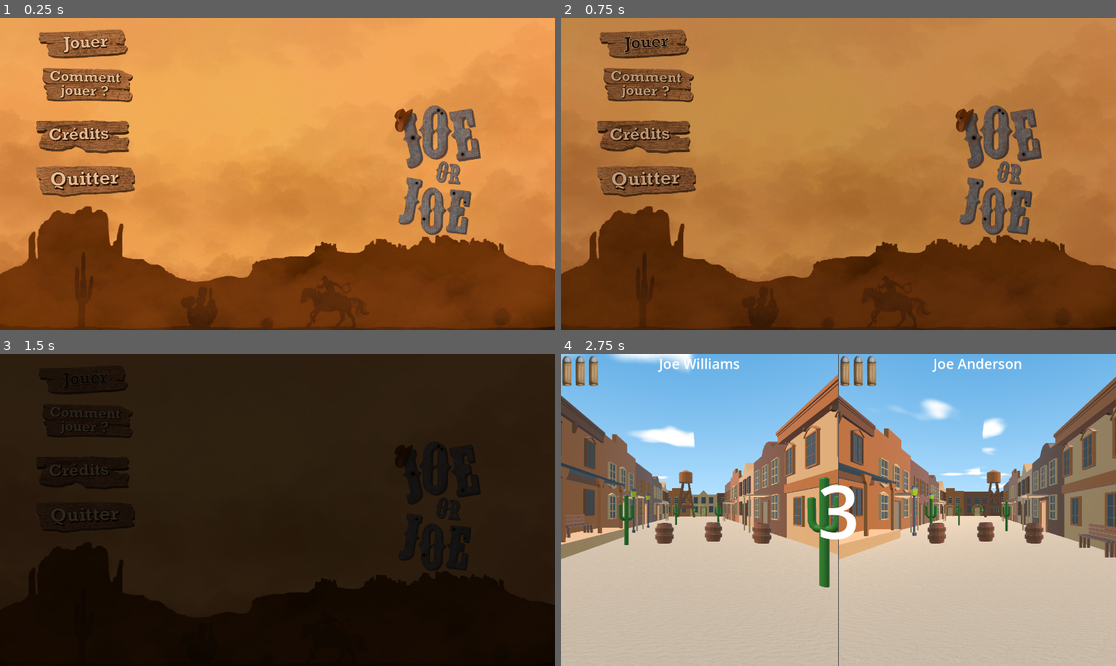
Above: before the commit, frames 1-4 (two rows, left to right).
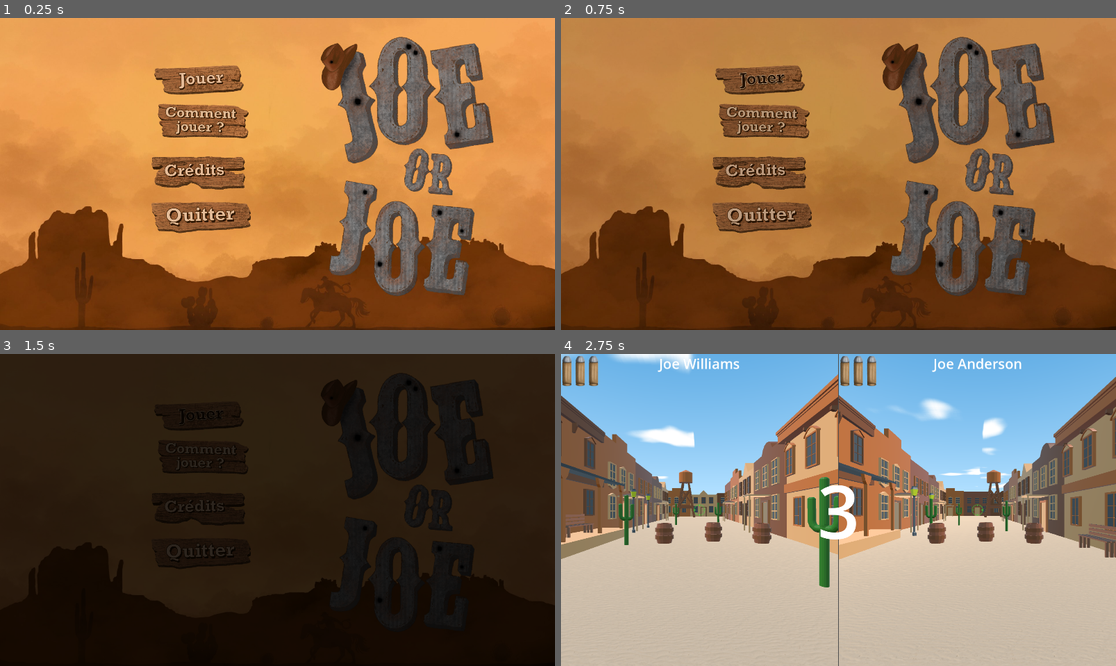
Above: after the commit, the same moments.

Repository: Gr0minet/game-jam-joe-or-joe
Game: Godot game, scene res://menu/main_menu.tscn
Same seed, same stepped clock (60 frames per second), same inputs: the game is played once before the commit and once after it. Sound files missing from this copy of the repository are replaced by a short silence.
Inputs (mouse positions are in pixels of both pictures, inside the frame that each line leads up to; where the layout moved, square brackets give the same spot in the first picture):
- Up to frame 1 (0.25 s): no input
- Up to frame 2 (0.75 s): click (760, 80) [644, 42] at 0.5 s
- Up to frame 3 (1.5 s): click (199, 416) [83, 378] at 1.25 s
- Up to frame 4 (2.75 s): tap Enter (ui_accept) at 2, 2.27 s; tap 1 at 2.1 s

The runs differ from the first frame. In frame 1, 26% of the frame differs, in the area x 6-89%, y 3-90%; in frame 2, 26%; in frame 3, 7.5%; in frame 4, nothing differs.

Commit message:
Change UI menu

Diff:
--- a/menu/main_menu.tscn
+++ b/menu/main_menu.tscn
@@ -2,8 +2,8 @@
 
 [ext_resource type="Script" path="res://menu/main_menu.gd" id="1_4a485"]
 [ext_resource type="Texture2D" uid="uid://bsr5fs61ljq12" path="res://HUD/sprites_base/background.jpg" id="2_gntrs"]
-[ext_resource type="Texture2D" uid="uid://cheqvnq4nfv1x" path="res://sprites/logo_small.png" id="3_586xl"]
 [ext_resource type="Texture2D" uid="uid://b05y1k3pc2gq1" path="res://HUD/sprites_base/Bouton_Jouer_off.png" id="3_kj2y2"]
+[ext_resource type="Texture2D" uid="uid://bmwpjjb7qw3s5" path="res://sprites/logo.png" id="3_xovbv"]
 [ext_resource type="Texture2D" uid="uid://b82mykbnnbqgu" path="res://HUD/sprites/Bouton_Touches_off.png" id="6_85r6h"]
 [ext_resource type="Texture2D" uid="uid://psmmcvj3qv2d" path="res://HUD/sprites_base/Bouton_Jouer_on.png" id="6_iu2aq"]
 [ext_resource type="Texture2D" uid="uid://dqcnnwa73e288" path="res://HUD/sprites_base/Bouton_Credit_off.png" id="7_12d3c"]
@@ -54,15 +54,15 @@
 layout_mode = 2
 size_flags_horizontal = 4
 size_flags_vertical = 4
-texture = ExtResource("3_586xl")
+texture = ExtResource("3_xovbv")
 
 [node name="MarginContainer" type="MarginContainer" parent="."]
 layout_mode = 1
 offset_right = 1003.0
 offset_bottom = 1287.0
 scale = Vector2(0.5, 0.5)
-theme_override_constants/margin_left = 200
-theme_override_constants/margin_top = 50
+theme_override_constants/margin_left = 1000
+theme_override_constants/margin_top = 300
 
 [node name="Buttons" type="VBoxContainer" parent="MarginContainer"]
 layout_mode = 2
